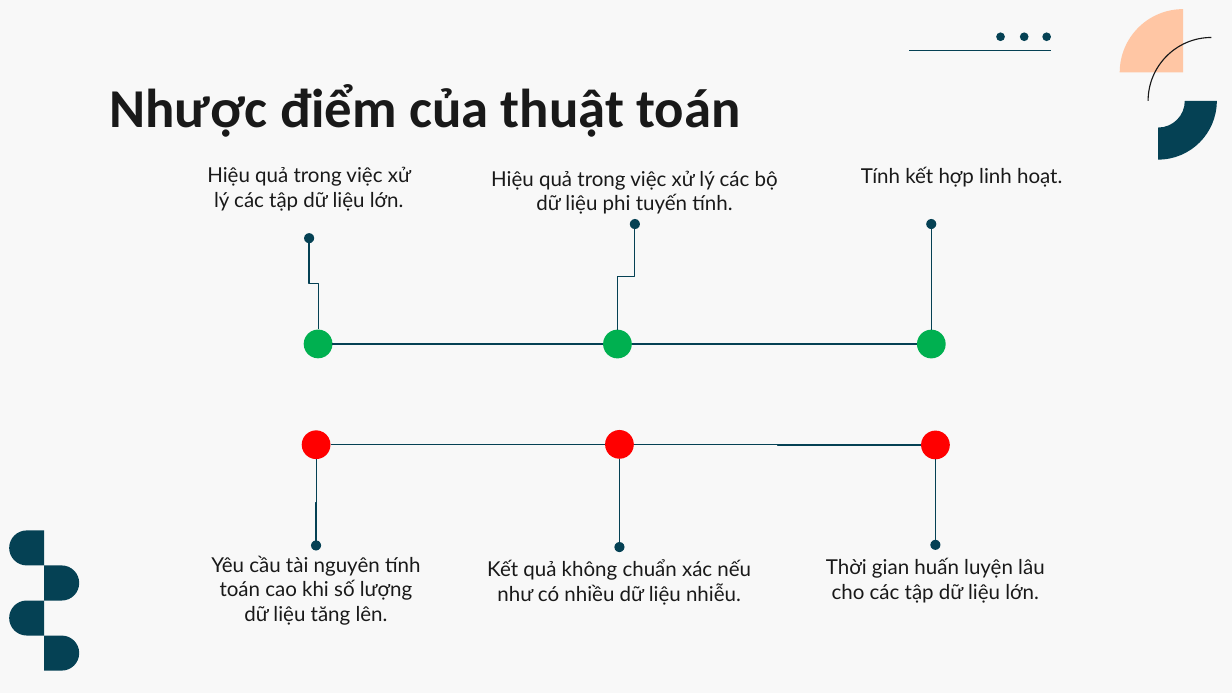
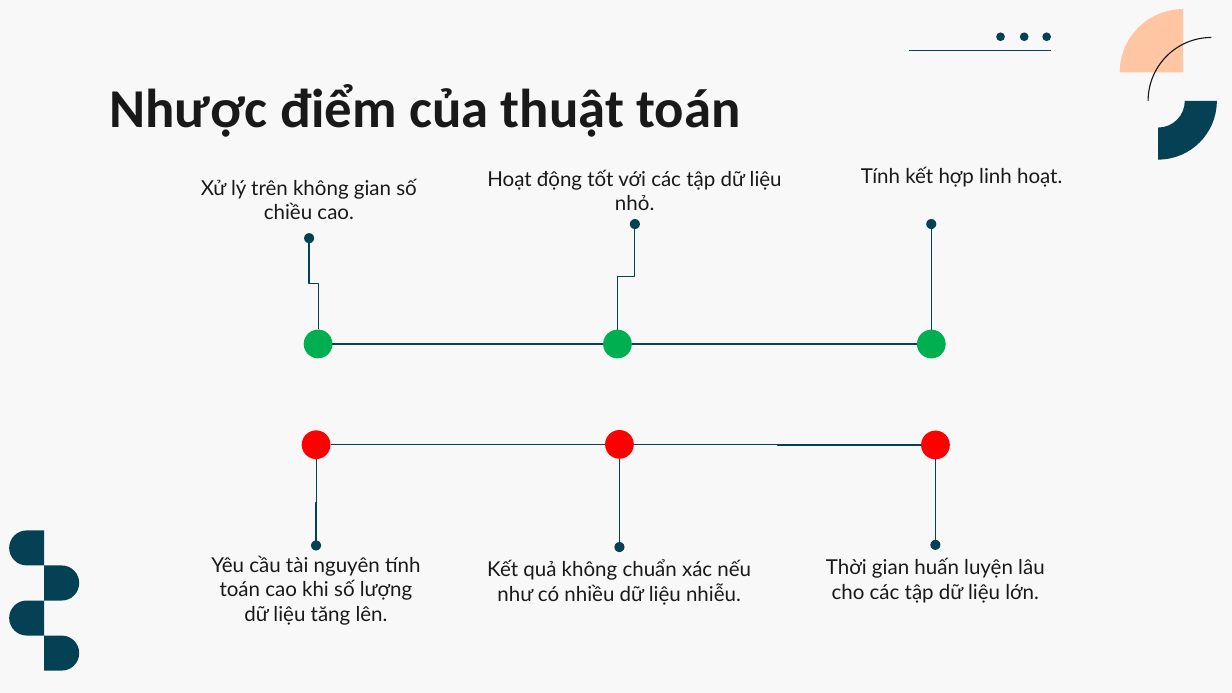
Before and after one commit to vynguyen279/N19DCCN180_N19DCCN210_N19DCCN230, a slide deck: slide 13 of slide.pptx (slide 14 before the commit). Drawn at 1232x693 pixels with LibreOffice and Linux fonts; fonts in the diff are those of the drawing. Boxes give left, top, right and bottom in pixels: in the first picture for what was removed or moved away, otherwise in the second. Text is boxed around its words. In the diff, an @@ line names an element or a change of style, - is before the commit and + after.

Commit message:
update slide

```diff
--- a/slide.pptx
+++ b/slide.pptx
@@ text at <box>201,178,416,219</box>: text changed @@
-Hiệu quả trong việc xử lý các tập dữ liệu lớn.
+Xử lý trên không gian số chiều cao.
@@ text at <box>487,169,782,210</box>: text changed @@
-Hiệu quả trong việc xử lý các bộ dữ liệu phi tuyến tính.
+Hoạt động tốt với các tập dữ liệu nhỏ.
```
Also in this commit, not shown: 2 other slides changed, 1 slide removed.
